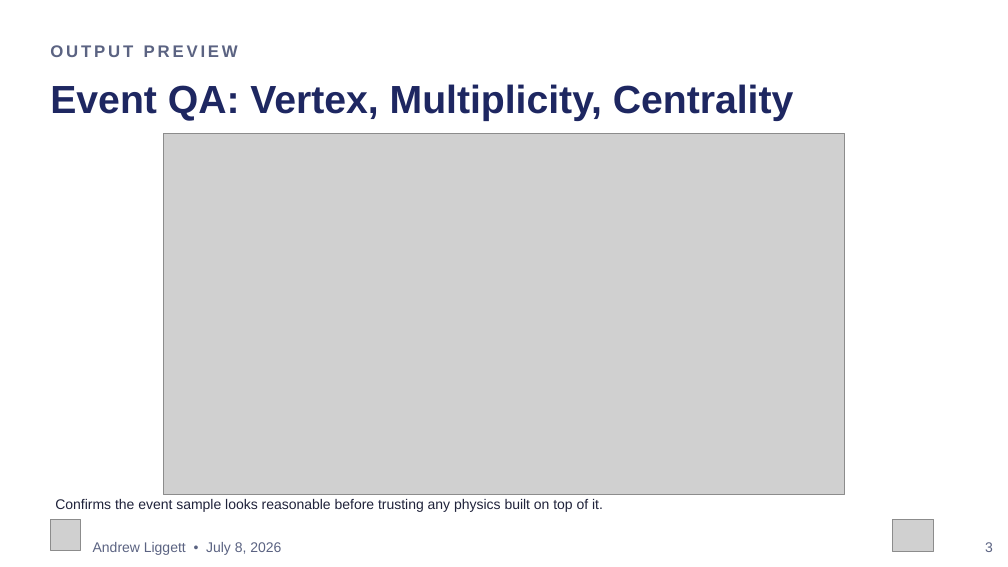
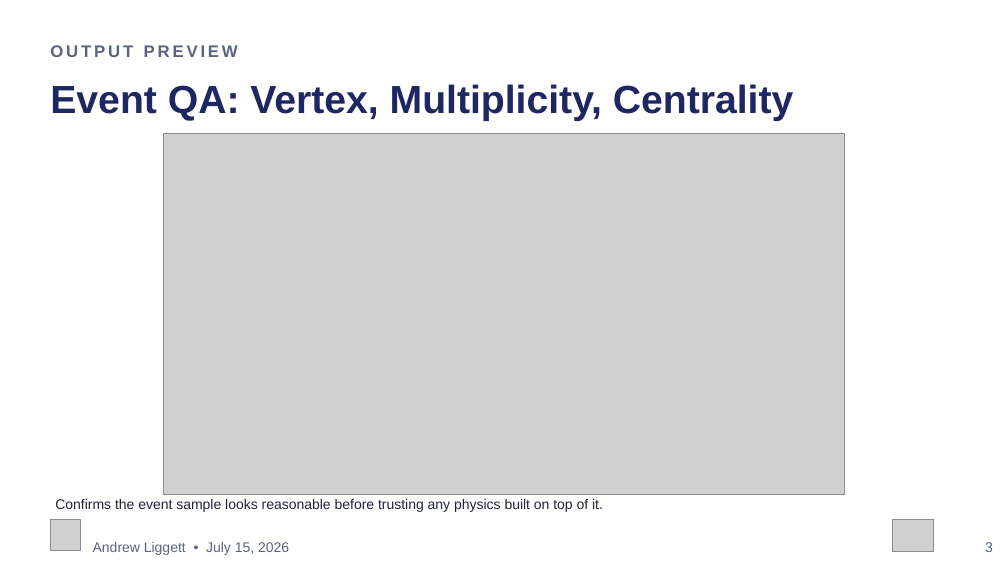
Before and after one commit to liggett2820/lightflavorspectra_OO200, a slide deck: slide 3 of docs/OO200_Spectra_Status_Update.pptx. Drawn at 1008x567 pixels with LibreOffice and Linux fonts; fonts in the diff are those of the drawing; grey boxes stand for pictures. Boxes give left, top, right and bottom in pixels: in the first picture for what was removed or moved away, otherwise in the second. Text is boxed around its words. In the diff, an @@ line names an element or a change of style, - is before the commit and + after.

Commit message:
Update all footer dates to July 15, 2026 to match title slide

```diff
--- a/docs/OO200_Spectra_Status_Update.pptx
+++ b/docs/OO200_Spectra_Status_Update.pptx
@@ text at (x1=93, y1=542, x2=289, y2=555): text changed @@
-Andrew Liggett • July 8, 2026
+Andrew Liggett • July 15, 2026
```
Also in this commit, not shown: 5 other slides changed.
